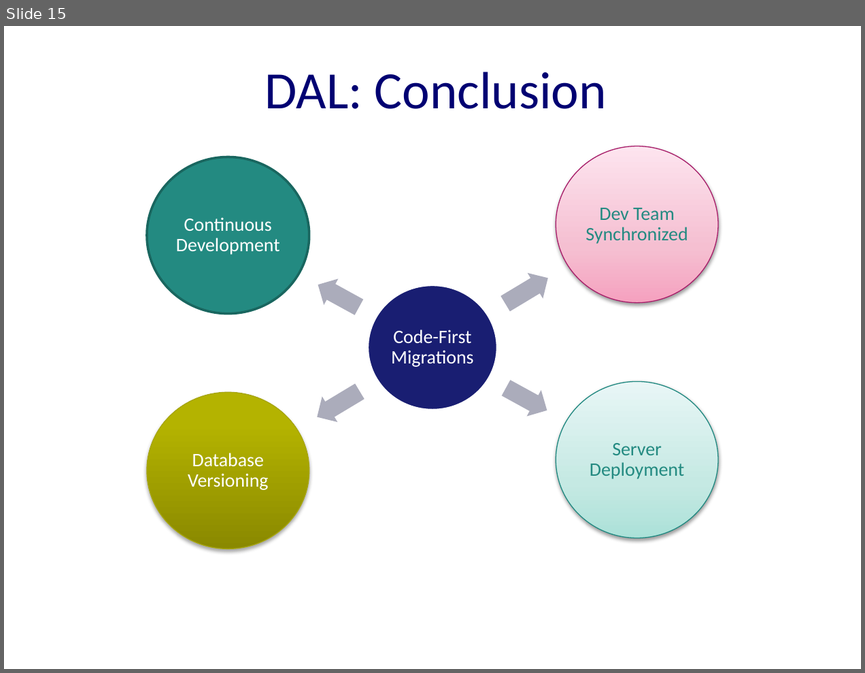
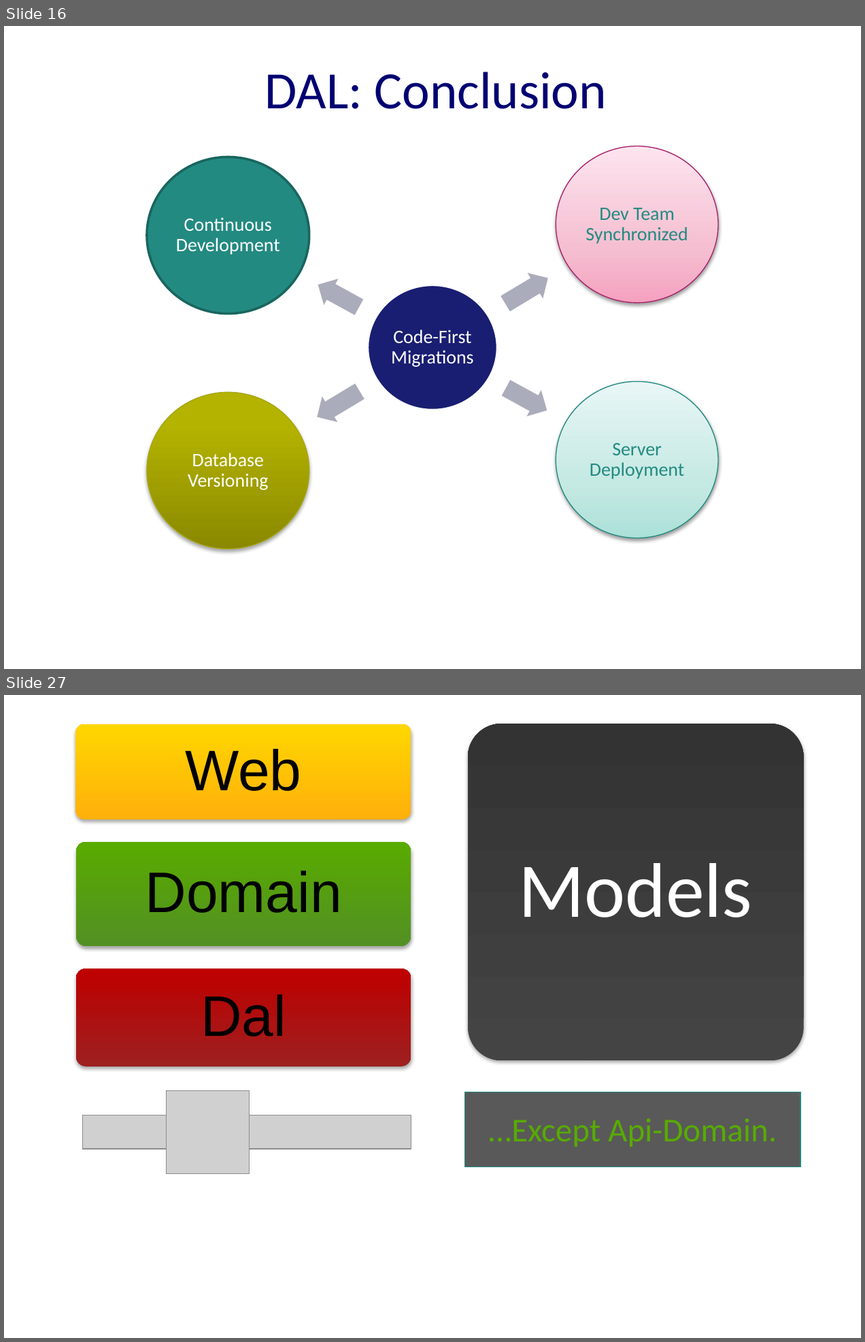
Before and after one commit to excellalabs/ExcellaLean, a slide deck: _presentations/CodeFirstMigrations.pptx. Shown one above the other, each under a label of ours: slide 15 before the commit, slides 16 and 27 after it; the slides between them are not shown. The pictures are 865x673 and 865x1342 pixels, drawn with LibreOffice and Linux fonts; fonts in the diff are those of the drawing; grey boxes stand for pictures; background and template pictures are left out. Boxes give left, top, right and bottom in pixels: in the first picture for what was removed or moved away, otherwise in the second. Text is boxed around its words. In the diff, an @@ line names an element or a change of style, - is before the commit and + after.

```diff
--- a/_presentations/CodeFirstMigrations.pptx
+++ b/_presentations/CodeFirstMigrations.pptx
@@ slide 27 added at (4, 695, 861, 1338), background #FFFFFF @@
@@ group added at (75, 724, 804, 1066): 4 rounded rectangles, 4 texts @@
+Web
+Domain
+Dal
+Models
@@ picture added at (166, 1090, 249, 1173) @@
@@ rectangle added at (465, 1091, 801, 1167), fill #595959, outline #238A81 0.75 pt @@
@@ picture added at (83, 1115, 411, 1149) @@
@@ text added at (488, 1118, 776, 1147), 28 pt, text #58AB00 @@
+…Except Api-Domain.
@@ what was slide 15 is now slide 16 @@
```
Also in this commit, not shown: 1 slide changed, 17 other slides added, 8 slides removed, 2 other files.
